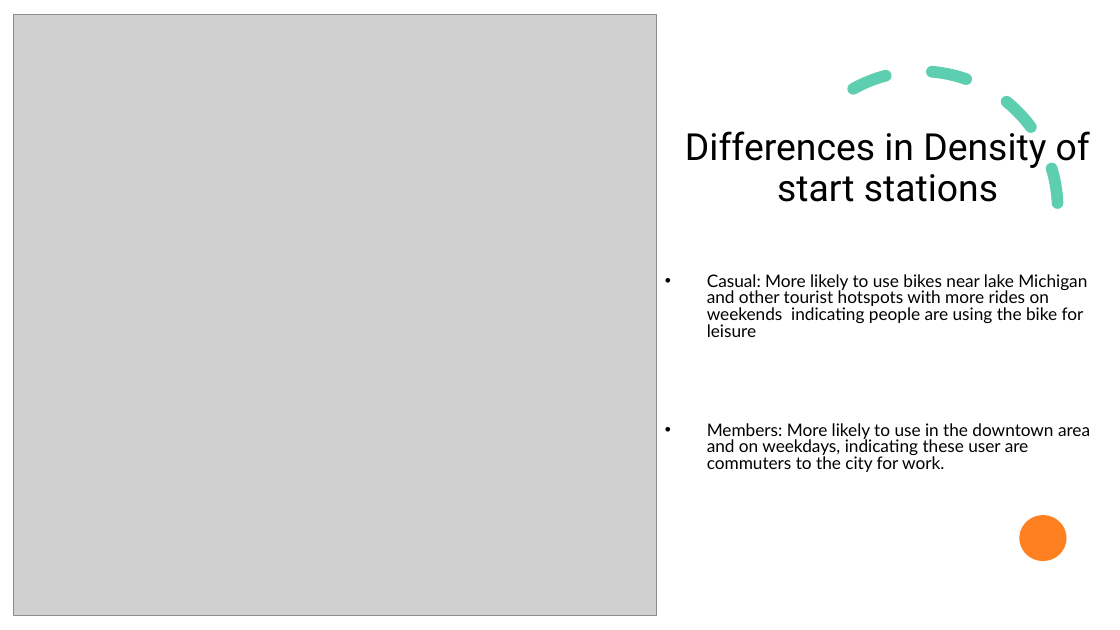
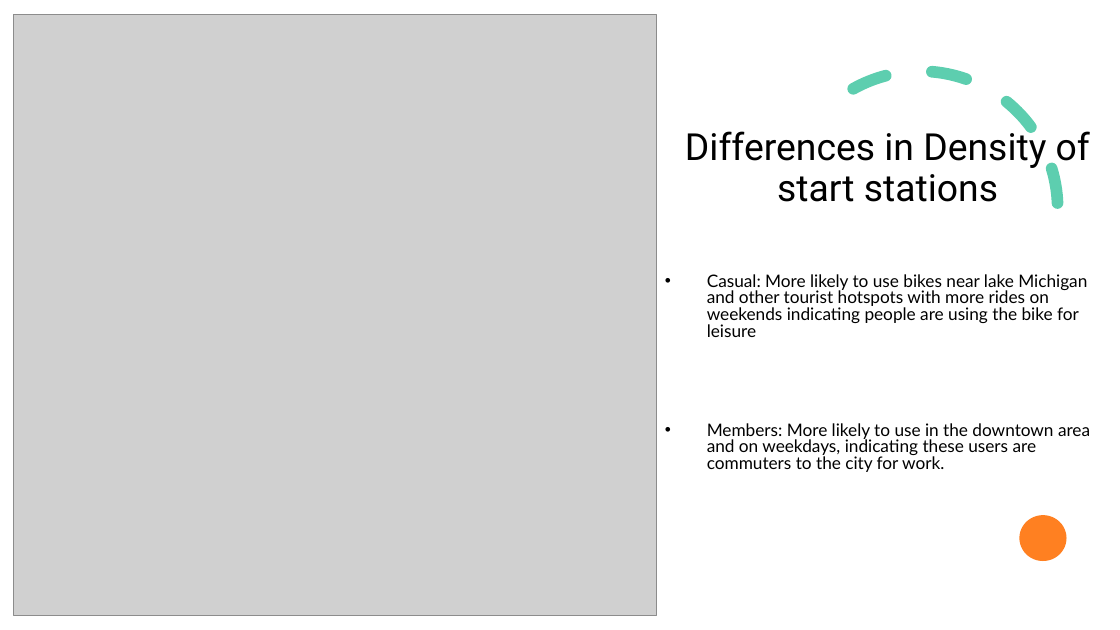
Before and after one commit to Ermiasmolla/.github.io, a slide deck: slide 9 of Cyclistic Case Study.pptx. Drawn at 1120x630 pixels with LibreOffice and Linux fonts; fonts in the diff are those of the drawing; grey boxes stand for pictures. Boxes give left, top, right and bottom in pixels: in the first picture for what was removed or moved away, otherwise in the second. Text is boxed around its words. In the diff, an @@ line names an element or a change of style, - is before the commit and + after.

```diff
--- a/Cyclistic Case Study.pptx
+++ b/Cyclistic Case Study.pptx
@@ text at (707,423,1090,472): text changed @@
-• Members: More likely to use in the downtown area and on weekdays, indicating these user are commuters to the city for work.
+• Members: More likely to use in the downtown area and on weekdays, indicating these users are commuters to the city for work.
```
Also in this commit, not shown: 2 other files.
